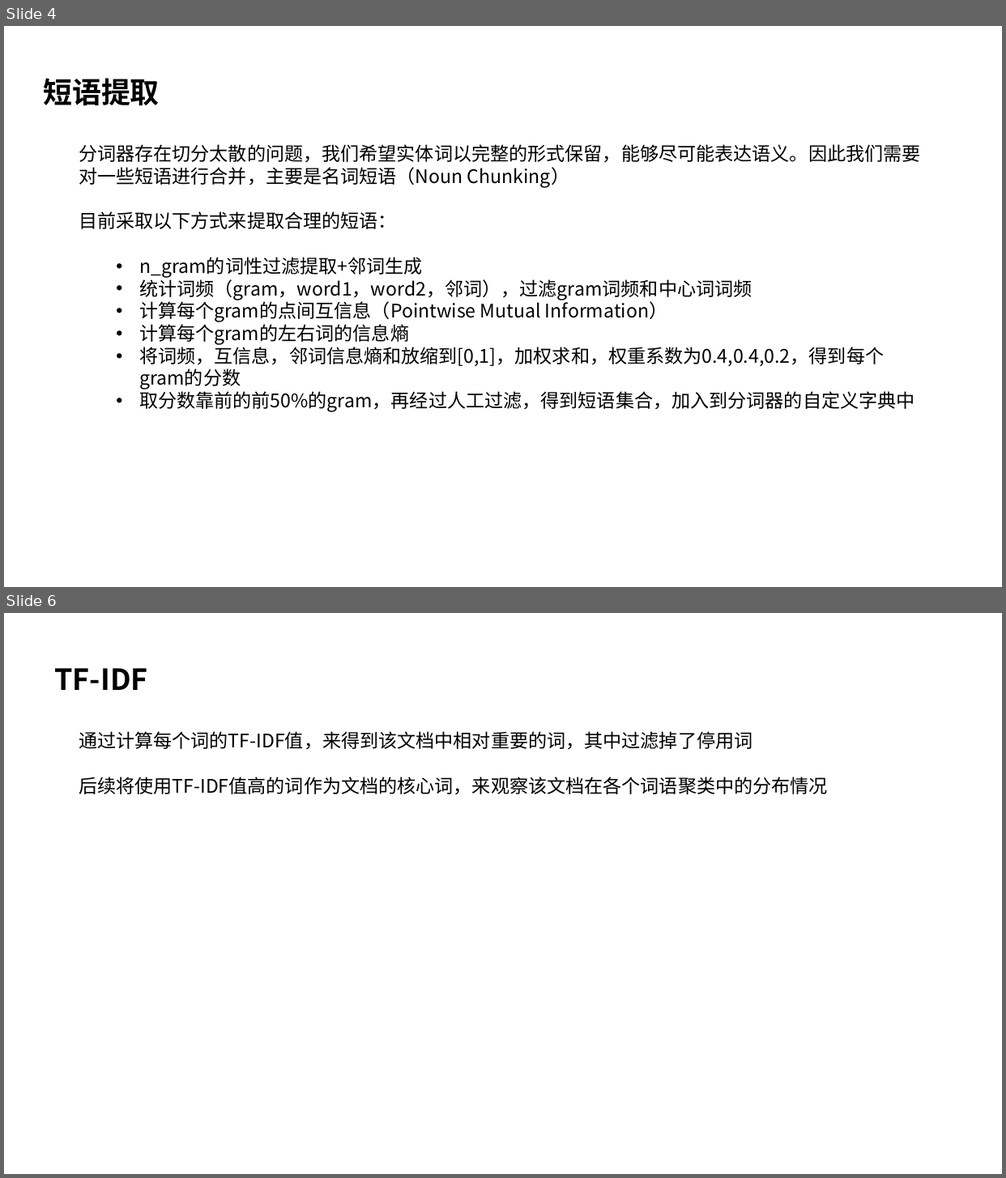
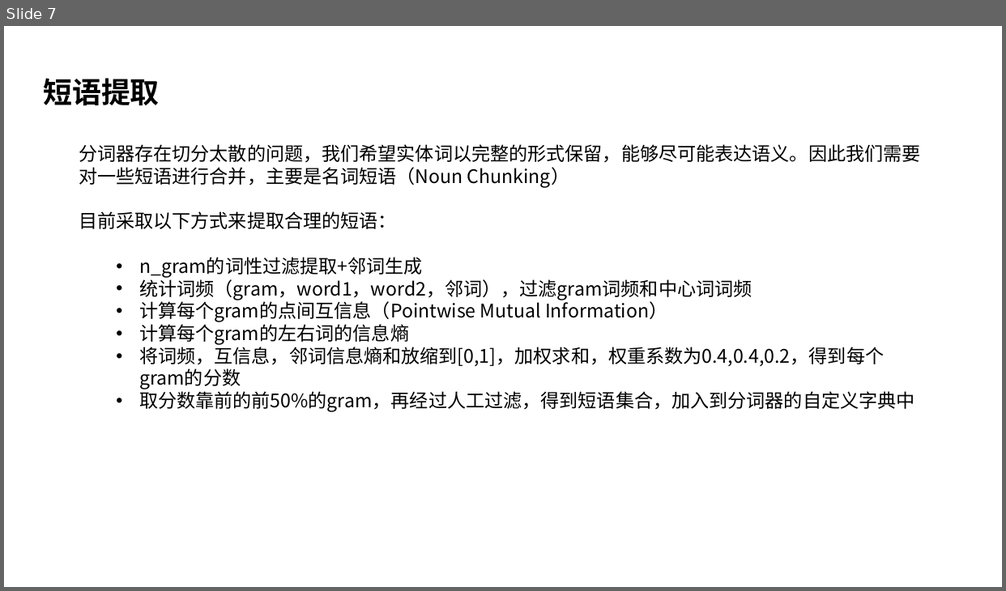
Before and after one commit to stevewyl/csr_report, a slide deck: CSR报告文本处理流程.pptx. Shown one above the other, each under a label of ours: slides 4 and 6 before the commit, slide 7 after it; the slides between them are not shown. The pictures are 1006x1178 and 1006x591 pixels, drawn with LibreOffice and Linux fonts; fonts in the diff are those of the drawing. Boxes give left, top, right and bottom in pixels: in the first picture for what was removed or moved away, otherwise in the second. Text is boxed around its words. In the diff, an @@ line names an element or a change of style, - is before the commit and + after.

```diff
--- a/CSR报告文本处理流程.pptx
+++ b/CSR报告文本处理流程.pptx
@@ slide 6 removed at <box>4,613,1002,1174</box>, background #FFFFFF @@
@@ text removed at <box>54,668,147,690</box> @@
-TF-IDF
@@ text removed at <box>79,731,828,795</box> @@
-通过计算每个词的TF-IDF值，来得到该文档中相对重要的词，其中过滤掉了停用词
-后续将使用TF-IDF值高的词作为文档的核心词，来观察该文档在各个词语聚类中的分布情况
@@ what was slide 4 is now slide 7 @@
```
Also in this commit, not shown: 5 slides changed, 7 slides added, 31 other files.
